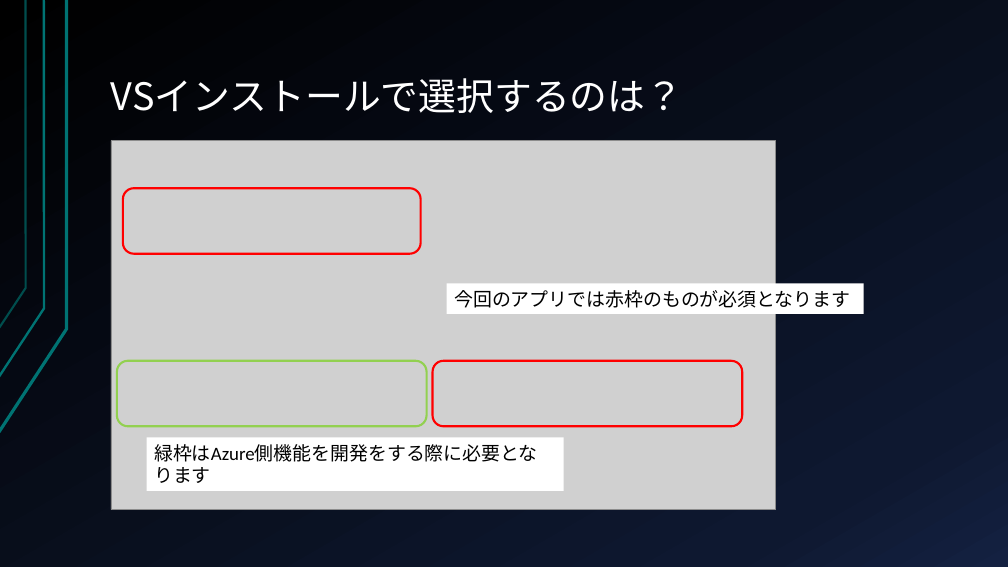
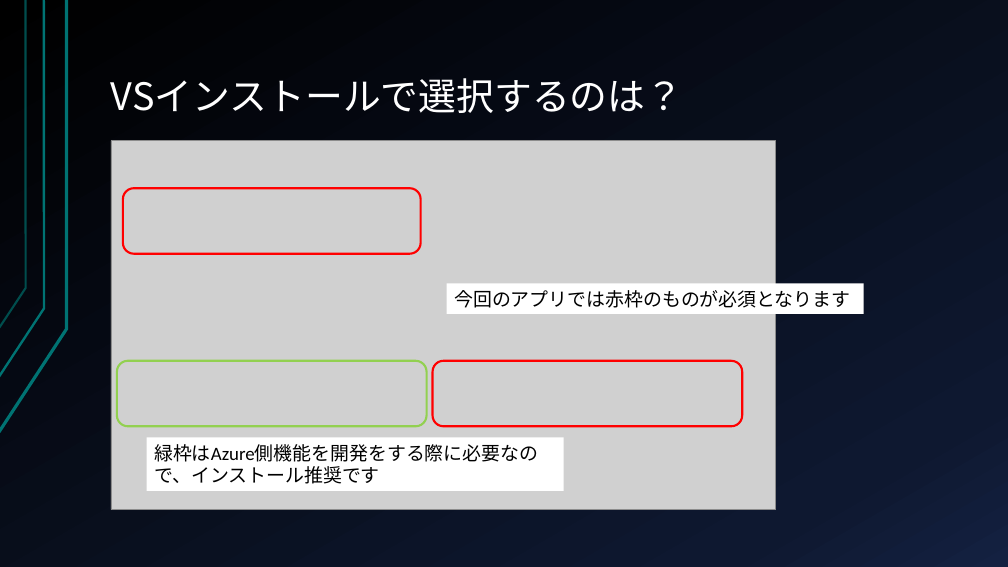
Before and after one commit to CryEarth/StorageUWPApps, a slide deck: slide 9 of チュートリアルなど.pptx. Drawn at 1008x567 pixels with LibreOffice and Linux fonts; fonts in the diff are those of the drawing; grey boxes stand for pictures. Boxes give left, top, right and bottom in pixels: in the first picture for what was removed or moved away, otherwise in the second. Text is boxed around its words. In the diff, an @@ line names an element or a change of style, - is before the commit and + after.

```diff
--- a/チュートリアルなど.pptx
+++ b/チュートリアルなど.pptx
@@ text in rectangle at <box>154,444,538,484</box>: text changed @@
-緑枠はAzure側機能を開発をする際に必要となります
+緑枠はAzure側機能を開発をする際に必要なので、インストール推奨です
```
Also in this commit, not shown: 3 other slides changed, 1 slide added, 1 slide removed.
